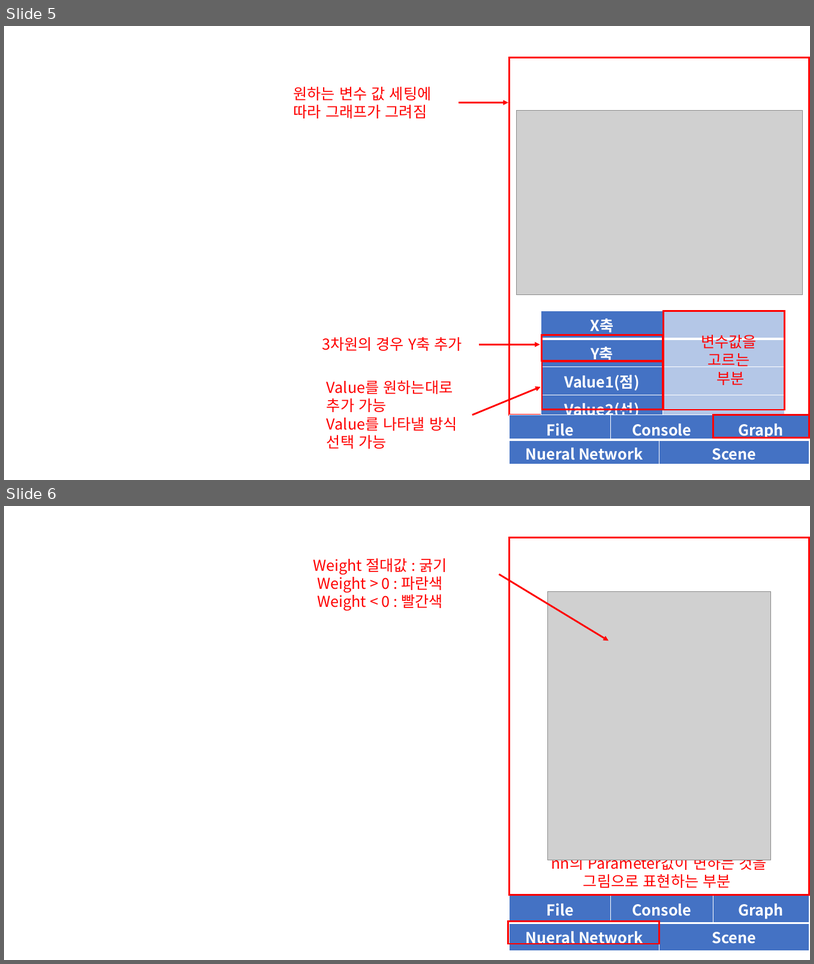
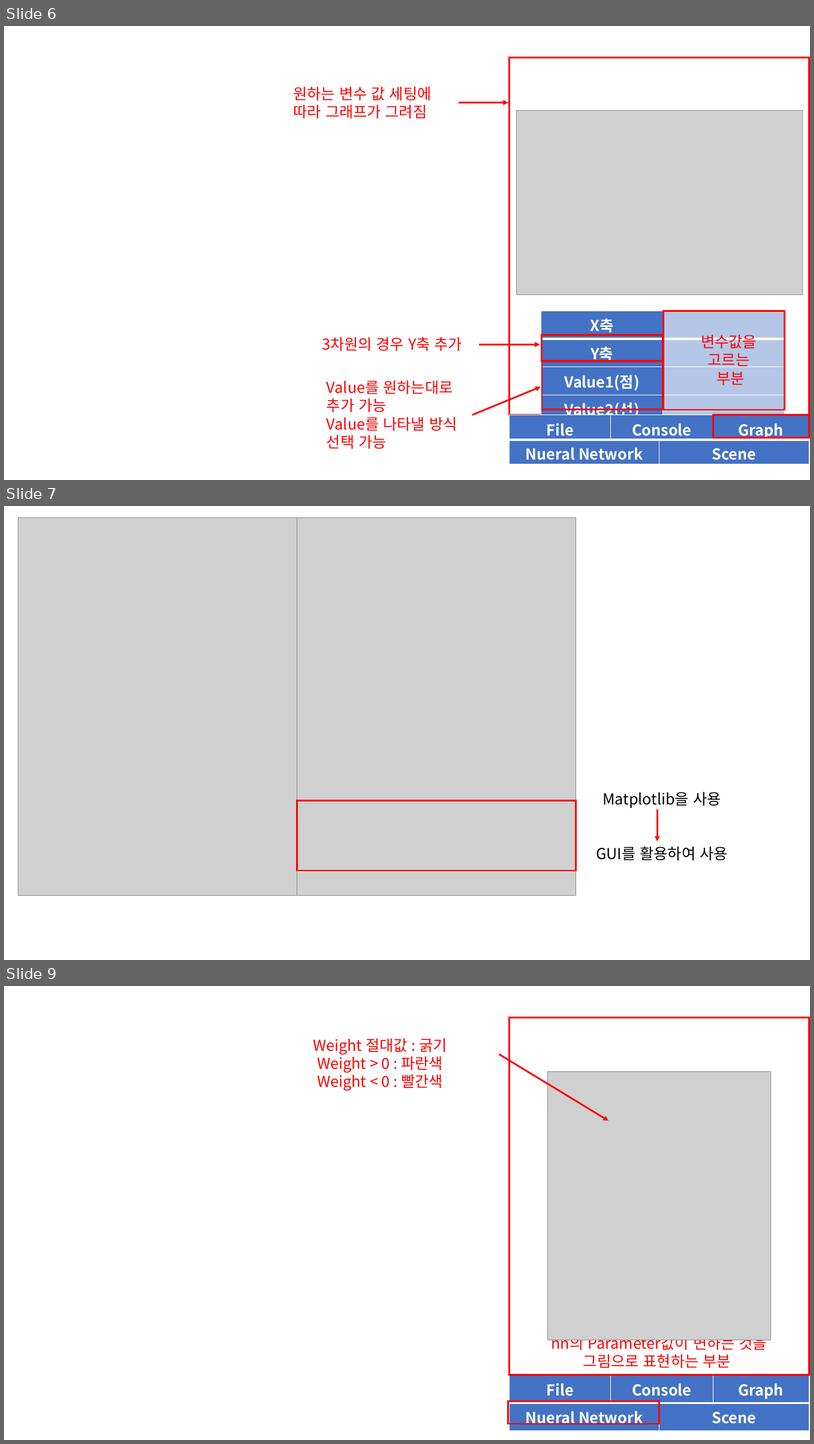
Before and after one commit to Linejin/ai_study, a slide deck: planning/codeAlive AI Practice UI.pptx. Shown one above the other, each under a label of ours: slides 5 and 6 before the commit, slides 6, 7 and 9 after it; the slides between them are not shown. The pictures are 814x964 and 814x1444 pixels, drawn with LibreOffice and Linux fonts; fonts in the diff are those of the drawing; grey boxes stand for pictures; background and template pictures are left out. Boxes give left, top, right and bottom in pixels: in the first picture for what was removed or moved away, otherwise in the second. Text is boxed around its words. In the diff, an @@ line names an element or a change of style, - is before the commit and + after.

```diff
--- a/planning/codeAlive AI Practice UI.pptx
+++ b/planning/codeAlive AI Practice UI.pptx
@@ slide 7 added at <box>4,506,810,960</box>, background #FFFFFF @@
@@ picture added at <box>18,518,297,895</box> @@
@@ picture added at <box>297,518,576,895</box> @@
@@ text added at <box>596,792,728,860</box>, 18 pt, text #000000 @@
+Matplotlib을 사용
+GUI를 활용하여 사용
@@ rectangle added at <box>297,801,576,871</box>, outline #FF0000 2 pt @@
@@ arrow added from (658, 809) to (658, 841), #FF0000 2 pt @@
@@ what was slide 5 is now slide 6 @@
@@ what was slide 6 is now slide 9 @@
```
Also in this commit, not shown: 2 other slides added.
